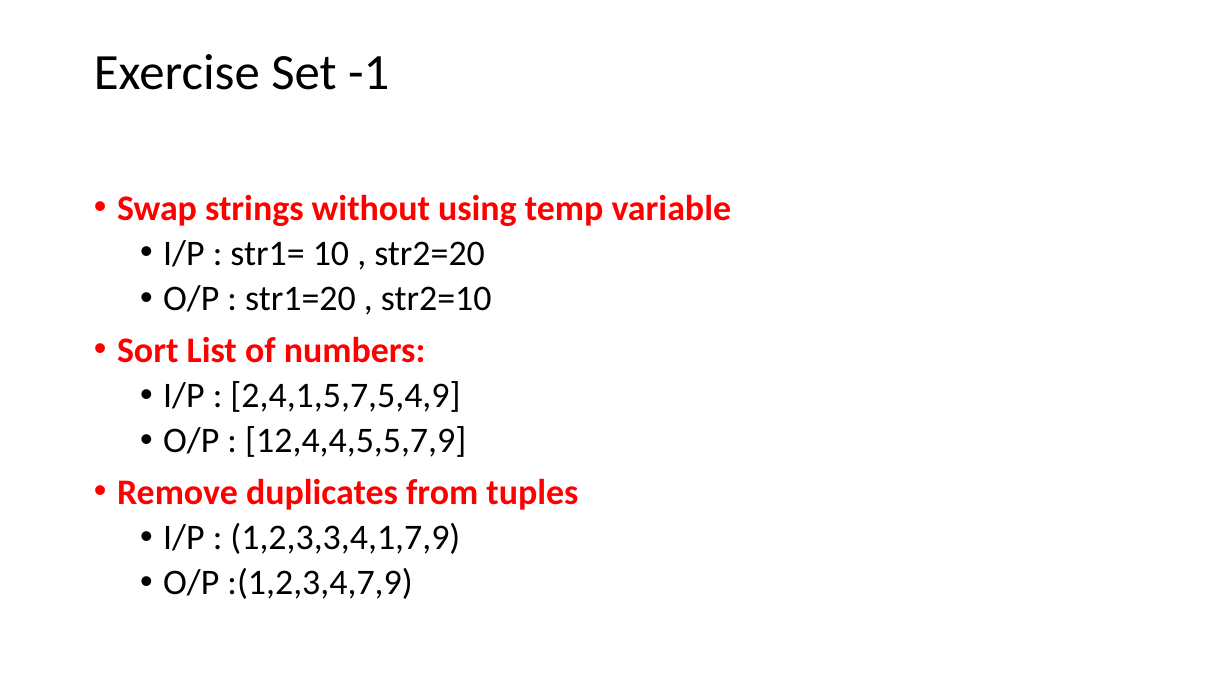
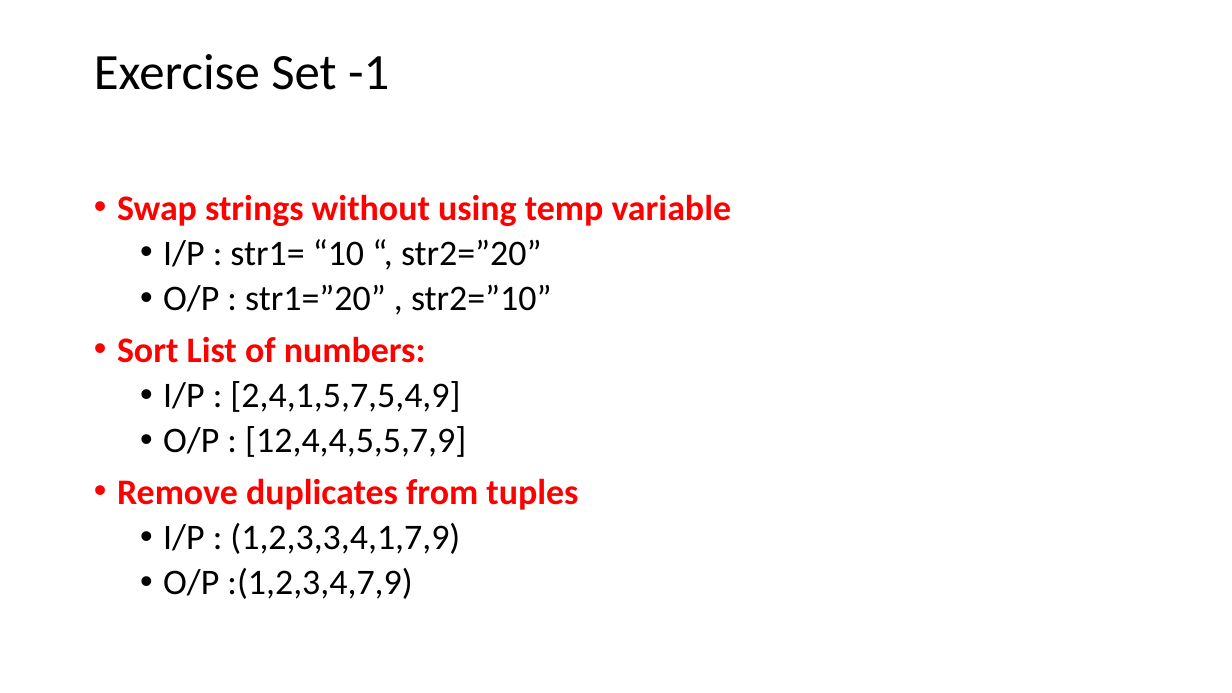
Before and after one commit to techatronian/SeleniumPython_AugBatch, a slide deck: slide 3 of Exercises.pptx. Drawn at 1232x693 pixels with LibreOffice and Linux fonts; fonts in the diff are those of the drawing. Boxes give left, top, right and bottom in pixels: in the first picture for what was removed or moved away, otherwise in the second. Text is boxed around its words. In the diff, an @@ line names an element or a change of style, - is before the commit and + after.

Commit message:
added answers for exercise1

```diff
--- a/Exercises.pptx
+++ b/Exercises.pptx
@@ text at (x1=163, y1=239, x2=552, y2=312): text changed @@
-  • I/P : str1= 10 , str2=20
-  • O/P : str1=20 , str2=10
+  • I/P : str1= “10 “, str2=”20”
+  • O/P : str1=”20” , str2=”10”
```
Also in this commit, not shown: 6 slides added.
